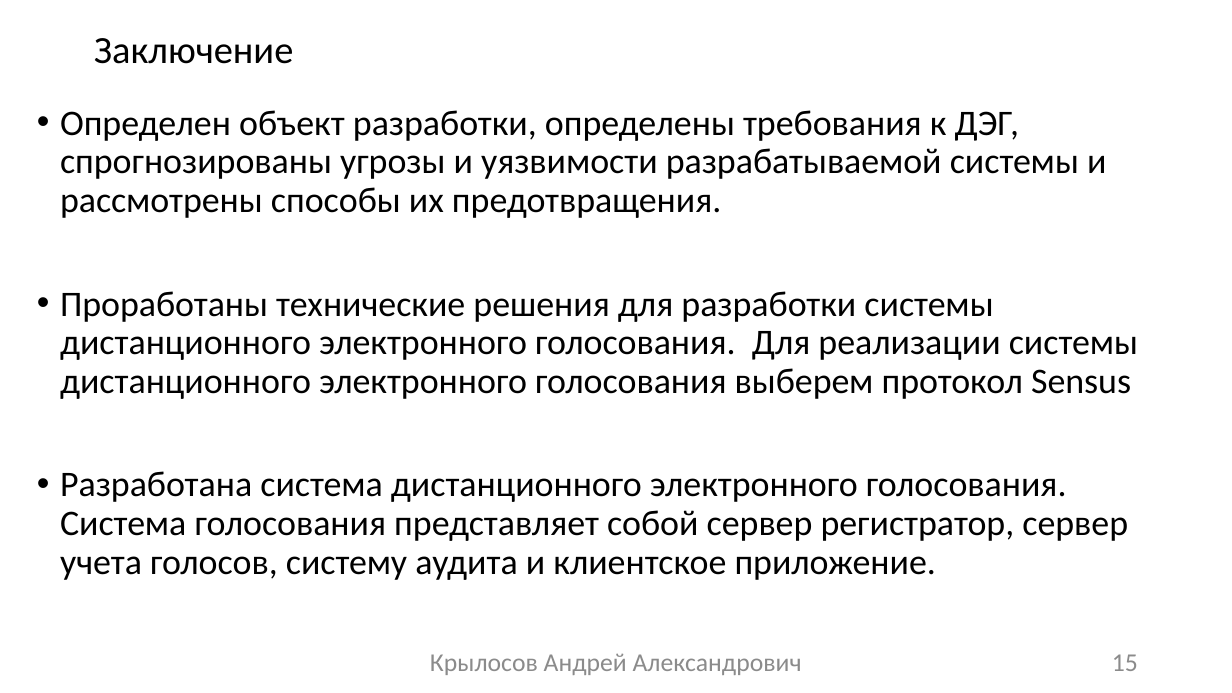
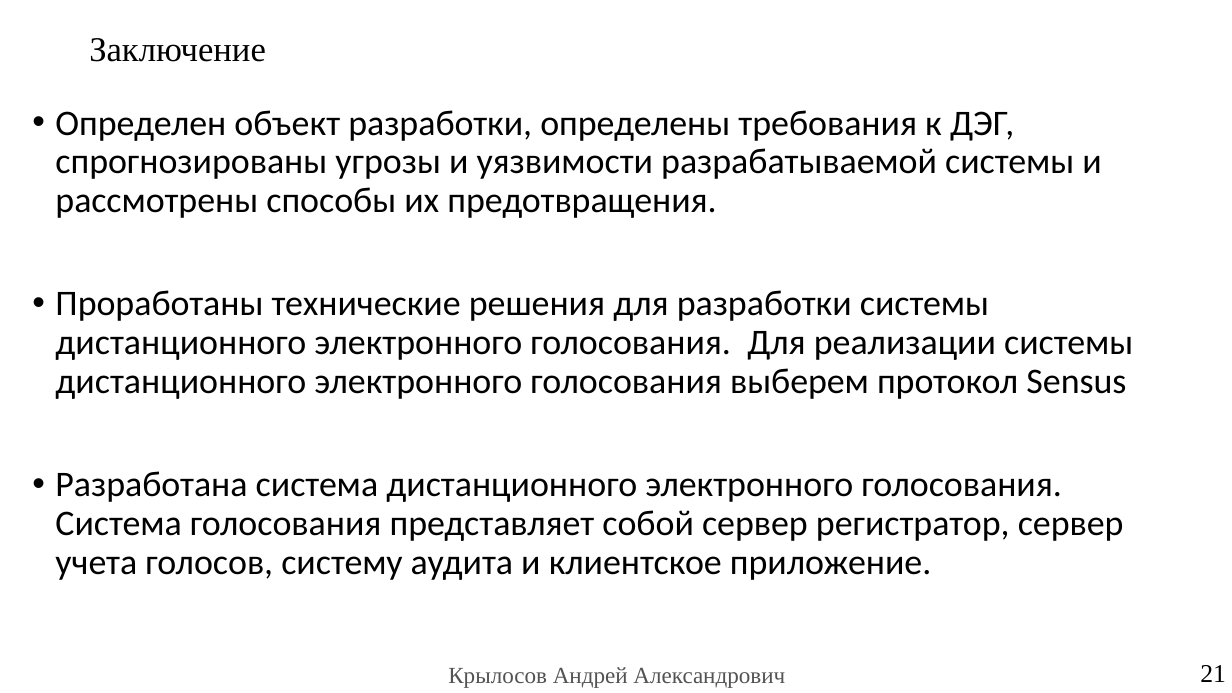
Before and after one commit to raldenprog/electronic_vote, a slide deck: slide 21 of documentation/Диплом ДЭГ.pptx (slide 15 before the commit). Drawn at 1232x693 pixels with LibreOffice and Linux fonts; fonts in the diff are those of the drawing. Boxes give left, top, right and bottom in pixels: in the first picture for what was removed or moved away, otherwise in the second. Text is boxed around its words. In the diff, an @@ line names an element or a change of style, - is before the commit and + after.

```diff
--- a/documentation/Диплом ДЭГ.pptx
+++ b/documentation/Диплом ДЭГ.pptx
@@ title "Заключение" at <box>89,38,266,62</box>: size 30 to 27 pt, font Calibri to Times New Roman @@
@@ text "Определен объект разработки, определены требования ...": place and size @@
-text "Определен объект разработки, определены требования ..." at <box>60,110,1138,580</box>
+text "Определен объект разработки, определены требования ..." at <box>55,110,1133,580</box>
@@ text removed at <box>430,654,802,675</box> @@
-Крылосов Андрей Александрович
@@ page number removed at <box>1112,654,1138,671</box> @@
-15
@@ text added at <box>448,667,785,688</box>, 18 pt, text #535353 @@
+Крылосов Андрей Александрович
@@ page number added at <box>1200,665,1226,682</box>, 20 pt, text #000000 @@
+21
```
Also in this commit, not shown: 13 other slides changed, 9 slides added, 2 slides removed, 11 other files.
